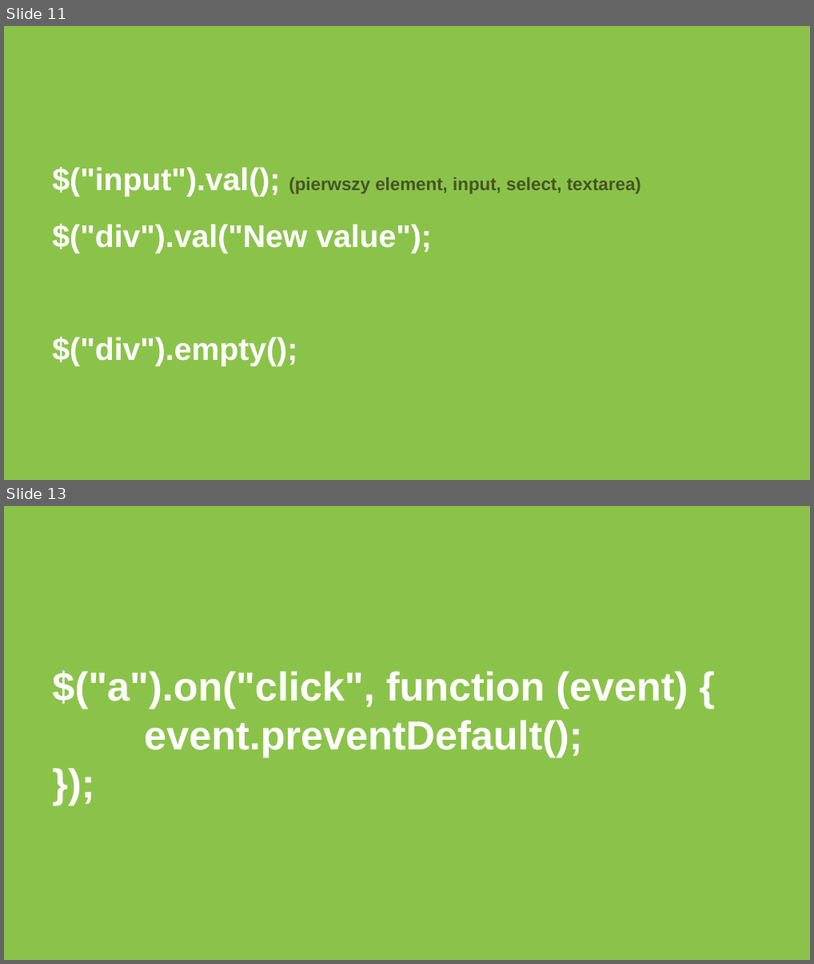
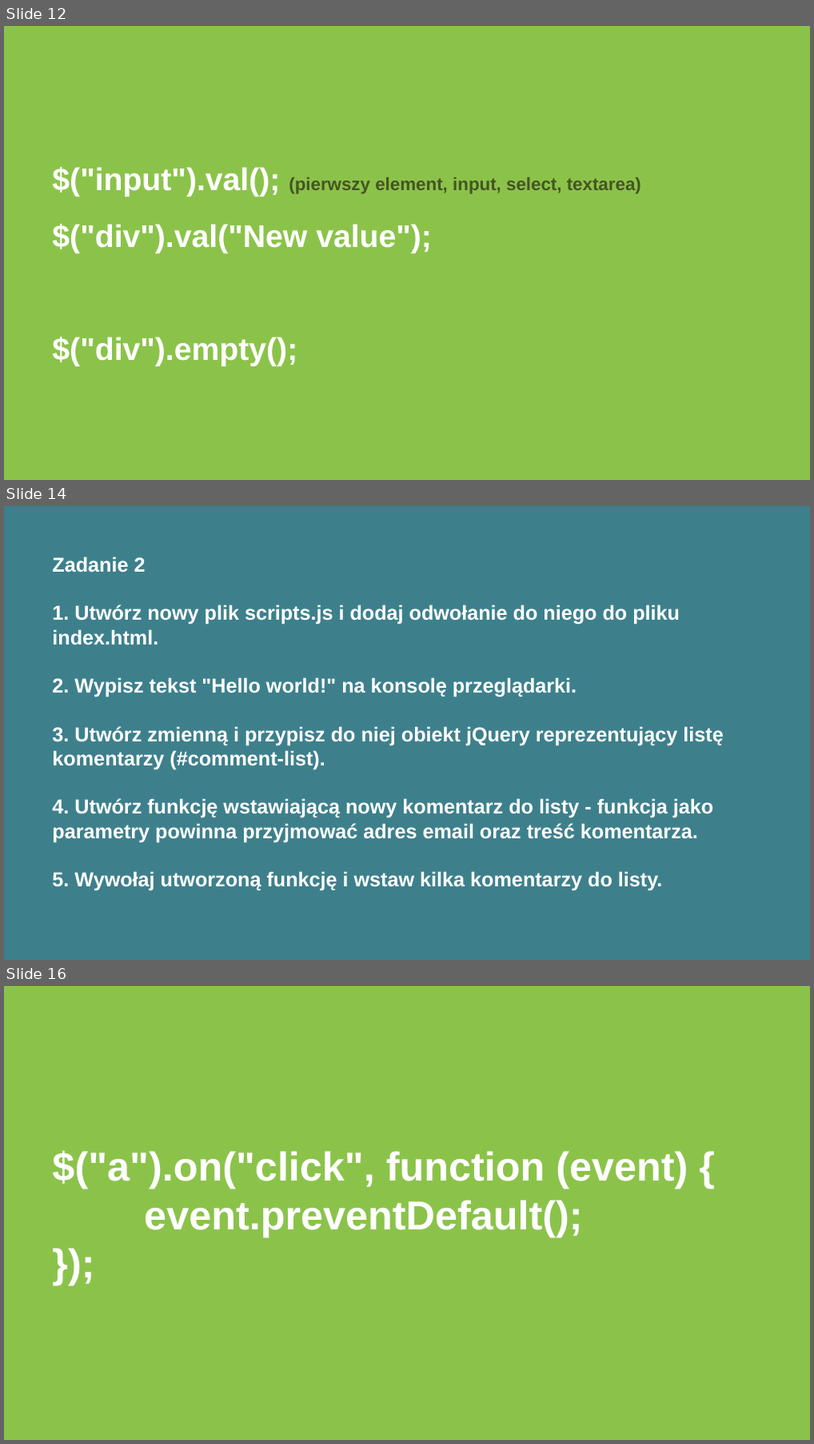
Before and after one commit to czajkowski/jquery_comments_client, a slide deck: JS - meet.js - warsztaty - Szczecin - 2015-11-14.pptx. Shown one above the other, each under a label of ours: slides 11 and 13 before the commit, slides 12, 14 and 16 after it; the slides between them are not shown. The pictures are 814x964 and 814x1444 pixels, drawn with LibreOffice and Linux fonts; fonts in the diff are those of the drawing. Boxes give left, top, right and bottom in pixels: in the first picture for what was removed or moved away, otherwise in the second. Text is boxed around its words. In the diff, an @@ line names an element or a change of style, - is before the commit and + after.

```diff
--- a/JS - meet.js - warsztaty - Szczecin - 2015-11-14.pptx
+++ b/JS - meet.js - warsztaty - Szczecin - 2015-11-14.pptx
@@ slide 14 added at (x1=4, y1=506, x2=810, y2=960), background #3D808C @@
@@ title added at (x1=52, y1=556, x2=723, y2=891), 18 pt, text #FFFFFF, bold @@
+Zadanie 2
+1. Utwórz nowy plik scripts.js i dodaj odwołanie do niego do pliku index.html.
+2. Wypisz tekst "Hello world!" na konsolę przeglądarki.
+3. Utwórz zmienną i przypisz do niej obiekt jQuery reprezentujący listę komentarzy (#comment-list).
+4. Utwórz funkcję wstawiającą nowy komentarz do listy - funkcja jako parametry powinna przyjmować adres email oraz treść komentarza.
+5. Wywołaj utworzoną funkcję i wstaw kilka komentarzy do listy.
@@ what was slide 11 is now slide 12 @@
@@ what was slide 13 is now slide 16 @@
```
Also in this commit, not shown: 1 slide changed, 5 other slides added, 2 other files.
